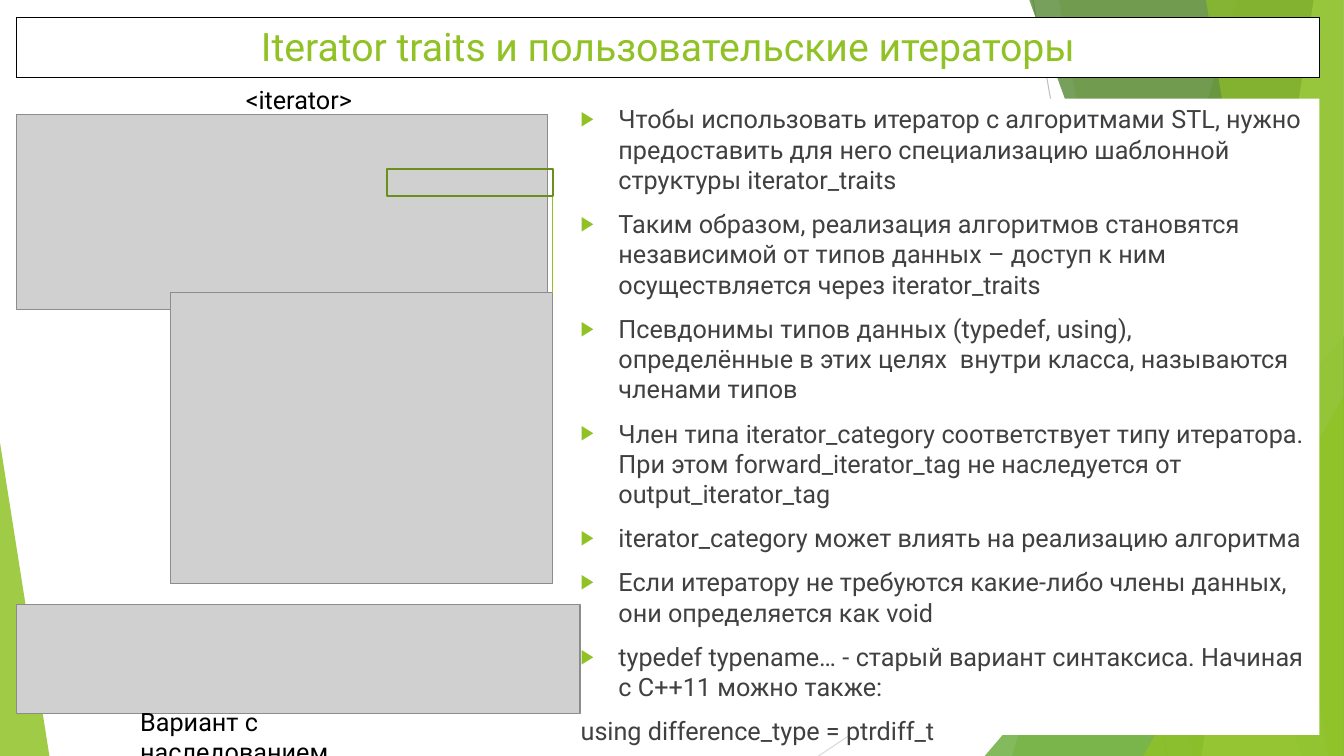
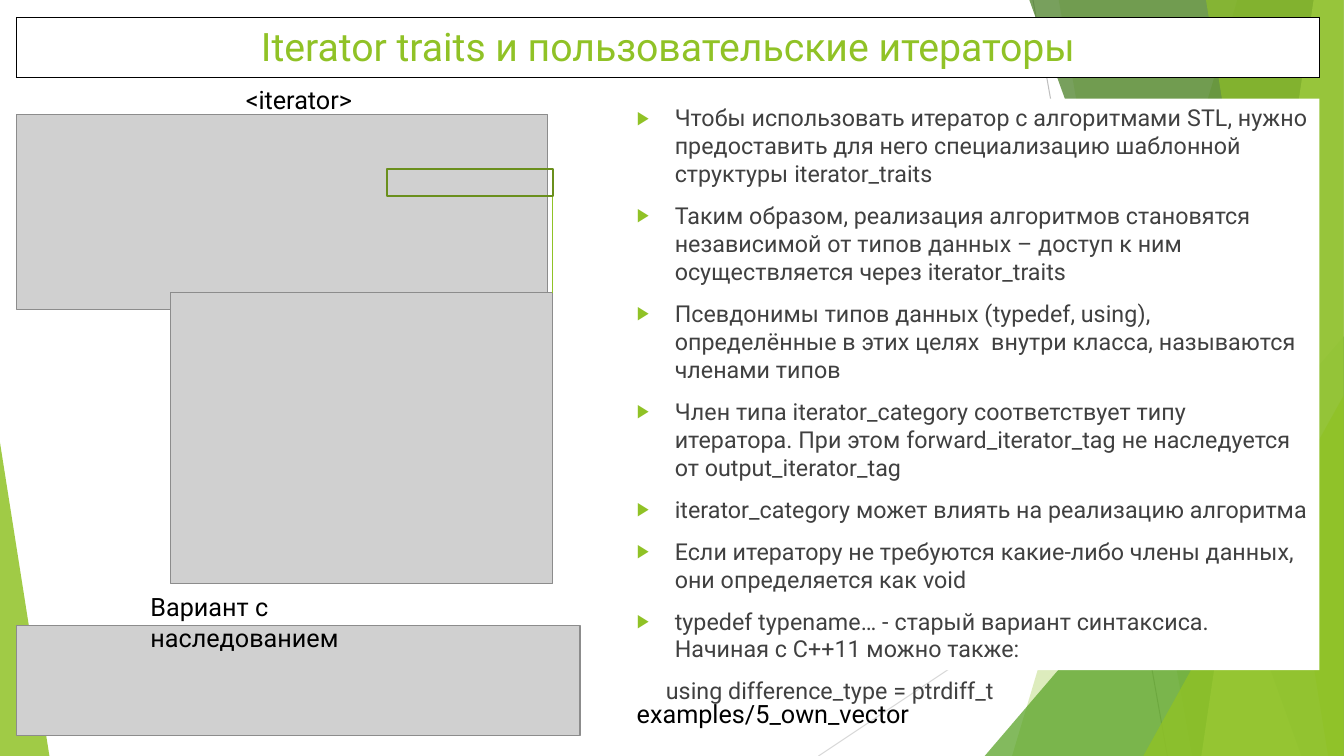
Before and after one commit to WhiteCatStudies/lectures, a slide deck: slide 10 of pt2/lectures/lecture5/lecture5.pptx. Drawn at 1344x756 pixels with LibreOffice and Linux fonts; fonts in the diff are those of the drawing; grey boxes stand for pictures. Boxes give left, top, right and bottom in pixels: in the first picture for what was removed or moved away, otherwise in the second. Text is boxed around its words. In the diff, an @@ line names an element or a change of style, - is before the commit and + after.

Commit message:
pt2 lecture5: iterators. Examples renamed and referenced in presentation. Minor fixes

```diff
--- a/pt2/lectures/lecture5/lecture5.pptx
+++ b/pt2/lectures/lecture5/lecture5.pptx
@@ text "Чтобы использовать итератор с алгоритмами ..." resized from (x1=571, y1=99, x2=1320, y2=735) to (x1=627, y1=99, x2=1320, y2=670) @@
@@ text "Чтобы использовать итератор с алгоритмами ..." at (x1=627, y1=99, x2=1320, y2=670): size 18 to 16.6 pt @@
@@ text "Вариант с наследованием" rewrapped from (x1=140, y1=708, x2=258, y2=736) to (x1=150, y1=598, x2=338, y2=651) @@
@@ picture moved from (x1=16, y1=604, x2=580, y2=714) to (x1=16, y1=626, x2=580, y2=736) @@
@@ text added at (x1=637, y1=700, x2=909, y2=728), 18 pt, text #000000 @@
+examples/5_own_vector
```
Also in this commit, not shown: 3 other slides changed, 1 slide added, 9 other files.
